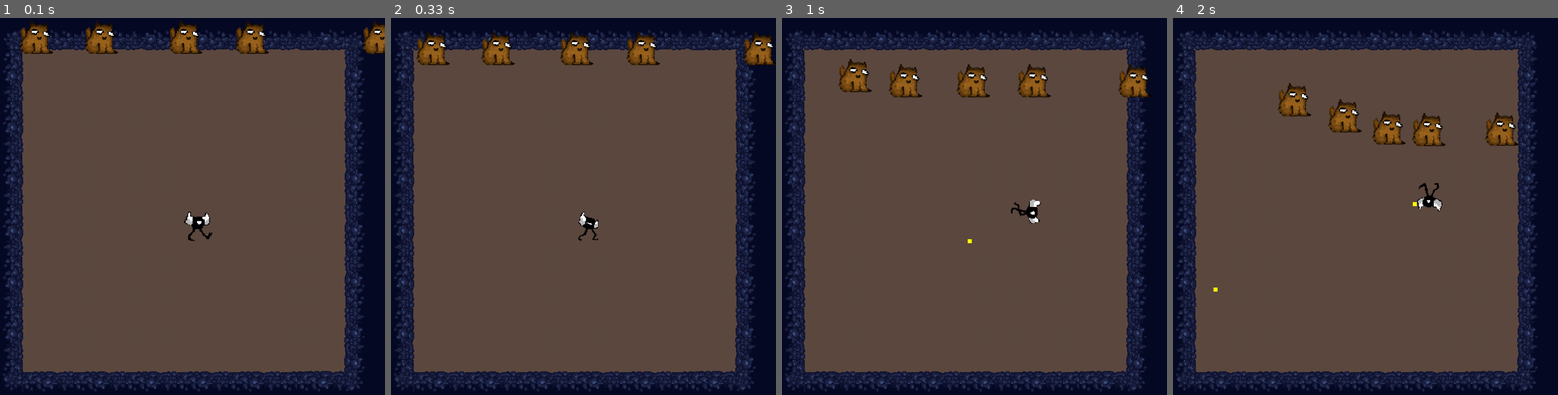
Above: before the commit, frames 1-4 (left to right).
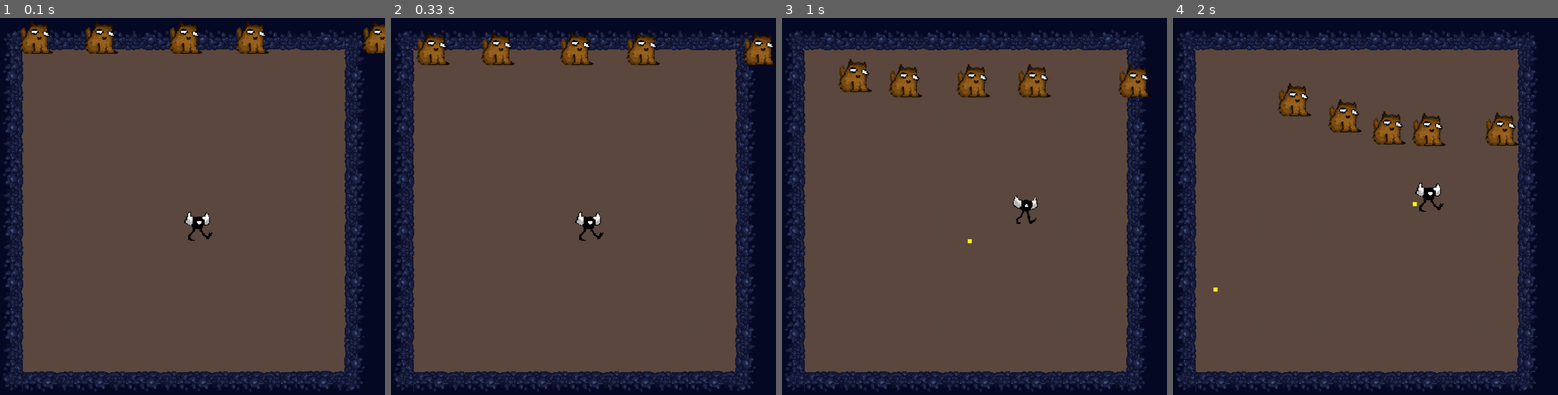
Above: after the commit, the same moments.

Repository: PouchyCorp/Pygame-TD
Game: pygame game, started from main.py
Two runs of this game, one before a commit and one after it. Both use one fixed random seed, a clock stepped at 60 frames per second and the inputs below.
Inputs (mouse positions are in pixels of both pictures, inside the frame that each line leads up to):
- Up to frame 1 (0.1 s): no input
- Up to frame 2 (0.33 s): no input
- Up to frame 3 (1 s): hold Right 0.33-0.8 s; move the mouse to (951, 229) at 0.37 s; hold Up from 0.83 s (still down); move the mouse to (1093, 198) at 0.87 s
- Up to frame 4 (2 s): release Up at 1.13 s; hold Right 1.17-1.63 s; move the mouse to (1257, 214) at 1.2 s; hold Left from 1.67 s (still down); move the mouse to (1230, 149) at 1.7 s

Frame 1 is identical in both runs. In frame 2, 0.2% of the frame differs, in the area x 47-56%, y 51-60%; in frame 3, 0.3%; in frame 4, 0.3%, in the area x 62-71%, y 43-52%.

Commit message:
changes in multiple animation handeling

Diff:
--- a/main.py
+++ b/main.py
@@ -44,12 +44,12 @@
 currentAnim = 'idle'
 playerRunAnimation = [pygame.image.load('frame1.png'), pygame.image.load('frame2.png'), pygame.image.load('frame3.png'), pygame.image.load('frame4.png'), pygame.image.load('frame5.png')
  ]
-
-for i in range(0,len(playerRunAnimation)):
-    playerRunAnimation[i] = pygame.transform.scale(playerRunAnimation[i],(PLAYER_WIDTH,PLAYER_HEIGHT))
+playerIdleAnimation = [pygame.image.load('perso 2.png')]
 
 
 playerAnimations.append(playerRunAnimation)
+playerAnimations.append(playerIdleAnimation)
+
 
 class Level:
     def __init__(self, number, enemyCount, playerStartPos, roomType, enemyDiff, levels):
@@ -101,7 +101,7 @@
                 self.x -= self.vel
                 movDir[0] = -1
                 movDir[1] = 0
-                self.anim = 'run left'
+                self.anim = 'run'
         if keys[pygame.K_RIGHT] and self.x + self.vel + self.width <= WIDTH:
             tempRect = self.rect.copy()
             tempRect.x += self.vel
@@ -109,7 +109,7 @@
                 self.x += self.vel
                 movDir[0] = 1
                 movDir[1] = 0
-                self.anim = 'run right'
+                self.anim = 'run'
         if keys[pygame.K_DOWN] and self.y + self.vel + self.height <= HEIGHT:
             tempRect = self.rect.copy()
             tempRect.y += self.vel
@@ -117,7 +117,7 @@
                 self.y += self.vel
                 movDir[0] = 0
                 movDir[1] = 1
-                self.anim = 'run down'
+                self.anim = 'run'
         if keys[pygame.K_UP] and self.y - self.vel >= 0:
             tempRect = self.rect.copy()
             tempRect.y -= self.vel
@@ -125,7 +125,7 @@
                 self.y -= self.vel
                 movDir[0] = 0
                 movDir[1] = -1
-                self.anim = 'run up'
+                self.anim = 'run'
 
 
 
@@ -158,7 +158,7 @@
     def animation(self,playerAnimations):
         self.animCooldownIncrement += 10
 
-        if self.anim == 'idle' and self.animCooldownIncrement >= self.animCooldown:
+        if self.anim == 'run' and self.animCooldownIncrement >= self.animCooldown:
             self.animCooldownIncrement = 0
 
             self.currentSprite += 1
@@ -166,6 +166,16 @@
                 self.currentSprite = 0
 
             self.image = playerAnimations[0][self.currentSprite]
+
+        if False:
+            if self.anim == 'idle' and self.animCooldownIncrement >= self.animCooldown:
+                self.animCooldownIncrement = 0
+
+                self.currentSprite += 1
+                if self.currentSprite >= len(playerAnimations[0]):
+                    self.currentSprite = 0
+
+                self.image = playerAnimations[1][self.currentSprite]
 
 class Enemy:
     def __init__(self, x, y, width, height, vel, enemies):
@@ -305,6 +315,11 @@
     enemy.x = enemy.rect.x
     enemy.y = enemy.rect.y
 
+def animationScaling(animations, entity):
+    for animation in animations:
+        for i in range(0,len(animation)):
+            animation[i] = pygame.transform.scale(animation[i],(entity.width,entity.height))
+
 def enemySpawner(enemies, levels, currentLevel):
     for i in range(levels[currentLevel].enemyCount):
         enemyX = random.choice([i for i in range(WIDTH)])
@@ -373,7 +388,7 @@
             attackSpeedIncrement += clock.get_fps()/attackSpeed
             if attackSpeedIncrement >= clock.get_fps() and clock.get_fps() != 0:
                 print(clock.get_fps())
-                print(player.anim)
+                print(player.anim, movDir)
                 attackSpeedIncrement = 0
                 playerBulletsInit(player, bullets)
             playerWeapon(player, bullets, enemies, walls, borderLines)
@@ -381,14 +396,17 @@
         # entity orientation
 
         player.collision(enemies)
-        player.orientation(movDir)
+
 
         # level management
 
         levelManager(levels, enemies)
 
         # object rendering
+
         player.animation(playerAnimations)
+        animationScaling(playerAnimations,player)
+        #player.orientation(movDir)
         draw(player, walls, enemies, bullets, borderLines)
 
     pygame.quit()
